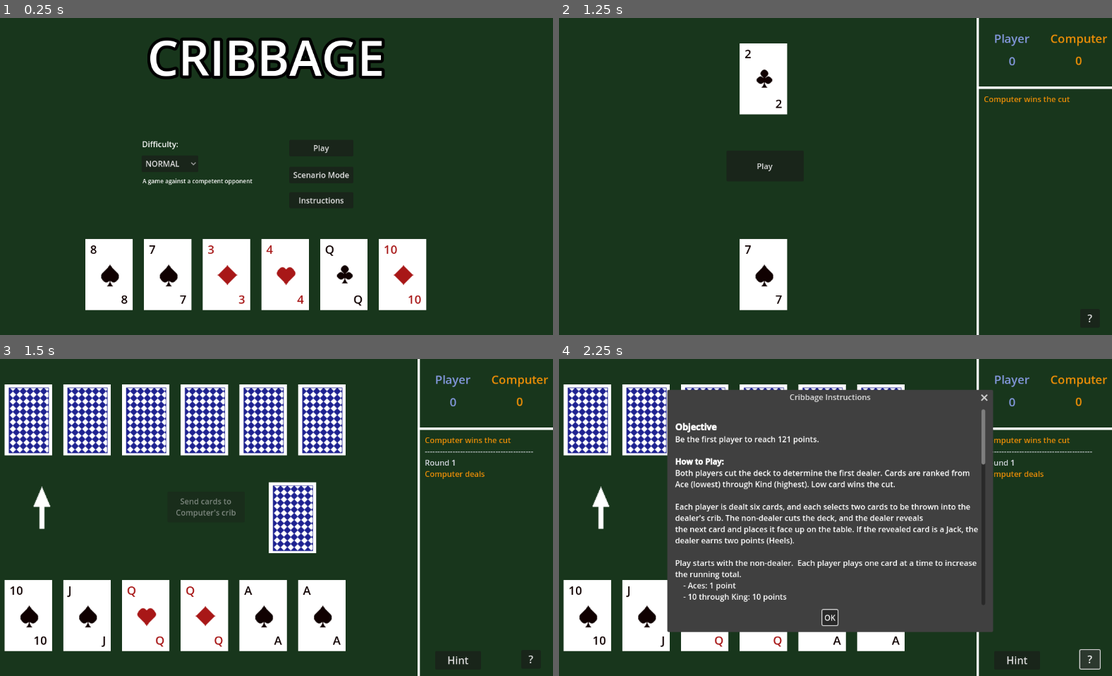
Above: before the commit, frames 1-4 (two rows, left to right).
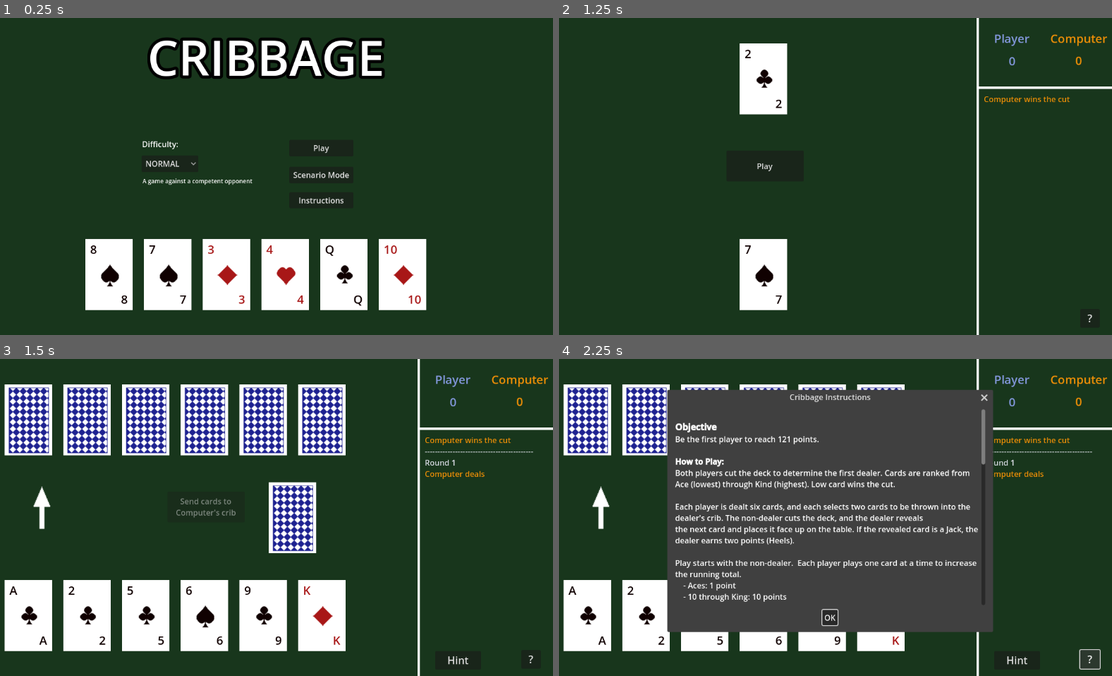
Above: after the commit, the same moments.

Repository: j-gruhn/cribbage
Game: Godot game, scene res://game.tscn
The game is run twice, just before and just after one commit, with the same random seed, the same clock (stepped at 60 frames per second) and the same inputs.
Inputs:
- Up to frame 1 (0.25 s): no input
- Up to frame 2 (1.25 s): click "Play" at 0.5 s
- Up to frame 3 (1.5 s): click "Play" at 1.25 s
- Up to frame 4 (2.25 s): click "?" at 2 s

Frames 1-2 are identical in both runs. In frame 3, 1.1% of the frame differs, in the area x 1-62%, y 71-91%; in frame 4, 0.4%.

Commit message:
fixing web build

Diff:
--- a/game.gd
+++ b/game.gd
@@ -325,9 +325,9 @@
 	#HAND_COMPUTER = ['AC','AD','AH','AS','KC','KS']
 	#HAND_COMPUTER = ['5S', '5D', '5C', '5C', '5C','5C']
 	#CARD_CUT = '5H'
-	HAND_PLAYER = ["TS", "JS", "QH", "QD", "AS", "AS"]
-	HAND_COMPUTER = ["2D", "4D", "4C", "7H", "KH", "KD"]
-	CARD_CUT = 'QS'
+	#HAND_PLAYER = ["TS", "JS", "QH", "QD", "AS", "AS"]
+	#HAND_COMPUTER = ["2D", "4D", "4C", "7H", "KH", "KD"]
+	#CARD_CUT = 'QS'
 
 	# show player's cards (face up)
 	for i in range(HAND_PLAYER.size()):
Not shown, changed: builds/web/cribbage-web.zip
Not shown, changed: builds/web/index.html
Not shown, changed: builds/web/index.pck
